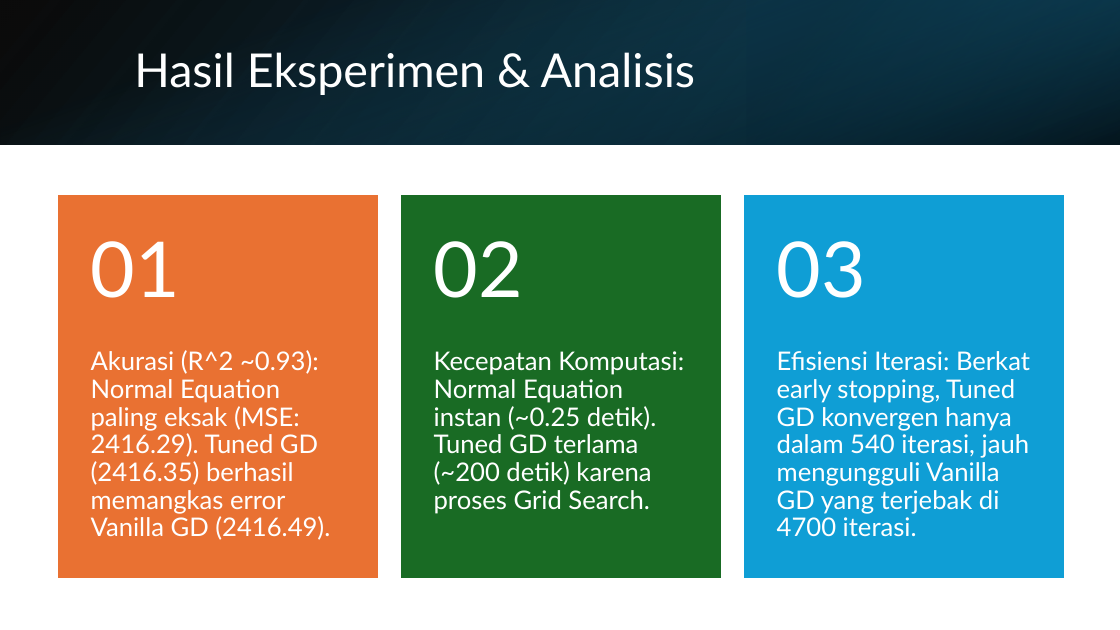
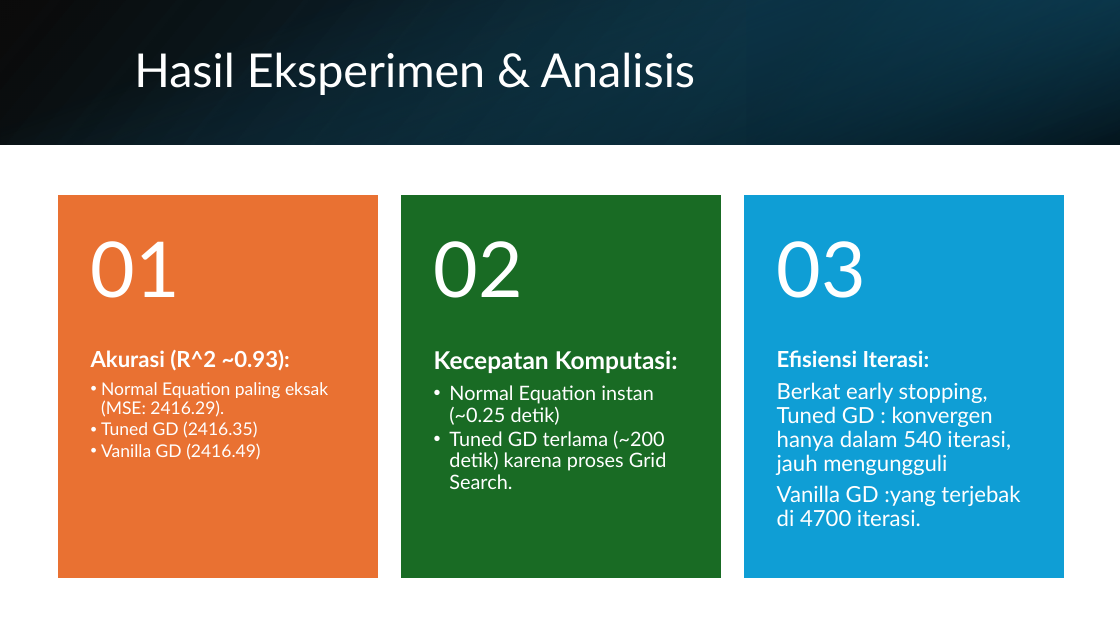
Before and after one commit to ddtambunan/DesainAlgoritmaLanjut, a slide deck: slide 5 of Slide/203012520014 _Dina Diana Tambunan_Slide.pptx. Drawn at 1120x630 pixels with LibreOffice and Linux fonts; fonts in the diff are those of the drawing. Boxes give left, top, right and bottom in pixels: in the first picture for what was removed or moved away, otherwise in the second. Text is boxed around its words. In the diff, an @@ line names an element or a change of style, - is before the commit and + after.

```diff
--- a/Slide/203012520014 _Dina Diana Tambunan_Slide.pptx
+++ b/Slide/203012520014 _Dina Diana Tambunan_Slide.pptx
@@ text at box(91, 350, 328, 460): text changed; size 22 to 15 pt @@
-Akurasi (R^2 ~0.93): Normal Equation paling eksak (MSE: 2416.29). Tuned GD (2416.35) berhasil memangkas error Vanilla GD (2416.49).
+Akurasi (R^2 ~0.93):
+  • Normal Equation paling eksak (MSE: 2416.29).
+  • Tuned GD (2416.35)
+  • Vanilla GD (2416.49)
@@ text at box(434, 351, 678, 489): text changed; size 22 to 17 pt @@
-Kecepatan Komputasi: Normal Equation instan (~0.25 detik). Tuned GD terlama (~200 detik) karena proses Grid Search.
+Kecepatan Komputasi:
+  • Normal Equation instan (~0.25 detik)
+  • Tuned GD terlama (~200 detik) karena proses Grid Search.
@@ text at box(777, 350, 1020, 526): text changed; size 22 to 19 pt @@
-Efisiensi Iterasi: Berkat early stopping, Tuned GD konvergen hanya dalam 540 iterasi, jauh mengungguli Vanilla GD yang terjebak di 4700 iterasi.
+Efisiensi Iterasi:
+Berkat early stopping, Tuned GD : konvergen hanya dalam 540 iterasi, jauh mengungguli
+Vanilla GD :yang terjebak di 4700 iterasi.
```
Also in this commit, not shown: 4 other slides changed.
